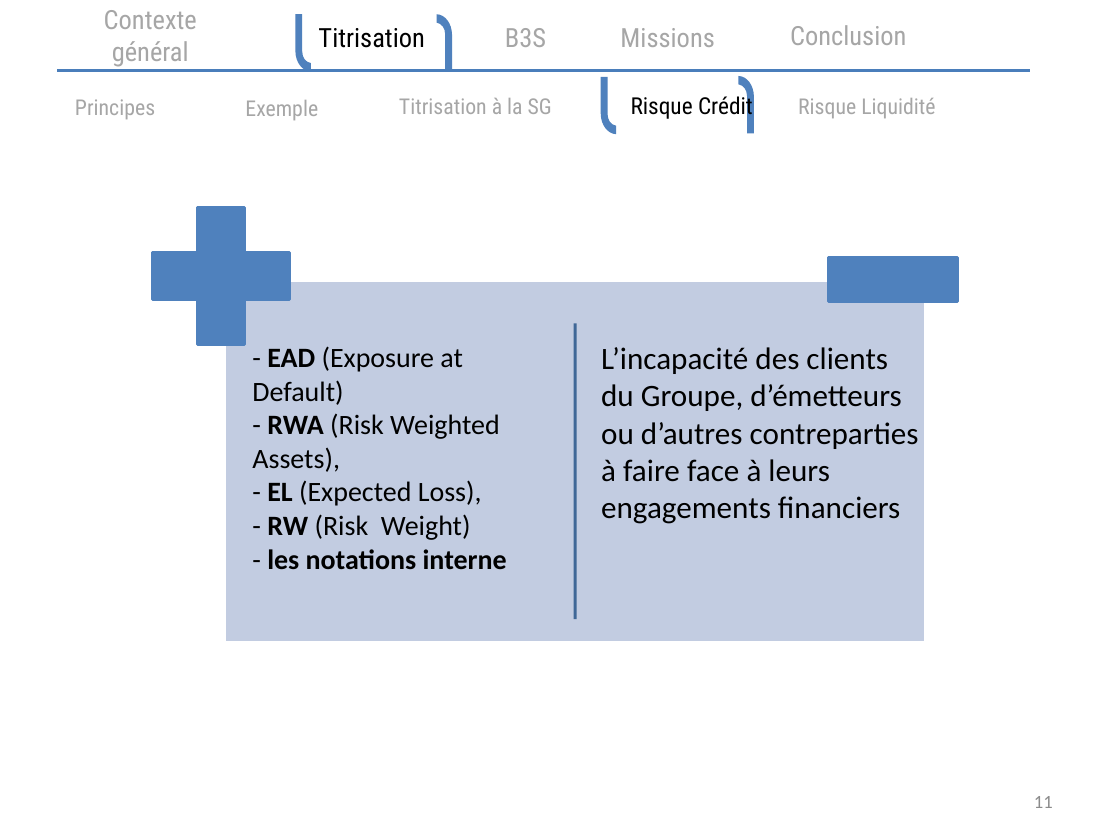
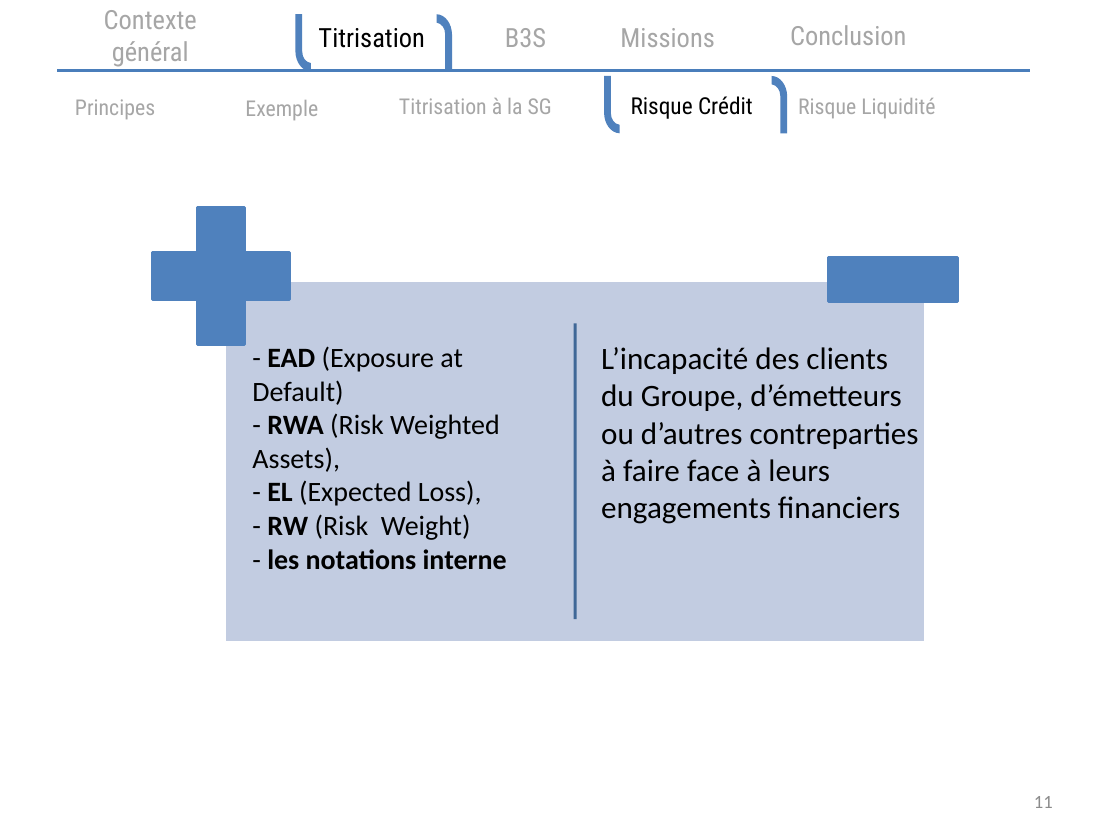
Before and after one commit to abdssamadsabri/hello-world, a slide deck: slide 11 of PFE_PRES (1).pptx. Drawn at 1120x840 pixels with LibreOffice and Linux fonts; fonts in the diff are those of the drawing. Boxes give left, top, right and bottom in pixels: in the first picture for what was removed or moved away, otherwise in the second. Text is boxed around its words. In the diff, an @@ line names an element or a change of style, - is before the commit and + after.

```diff
--- a/PFE_PRES (1).pptx
+++ b/PFE_PRES (1).pptx
@@ freeform shape: place and size @@
-freeform shape at [600, 77, 616, 134]
+freeform shape at [604, 76, 619, 133]
@@ freeform shape: place and size @@
-freeform shape at [738, 76, 754, 133]
+freeform shape at [772, 76, 787, 133]
```
Also in this commit, not shown: 14 other slides changed.
